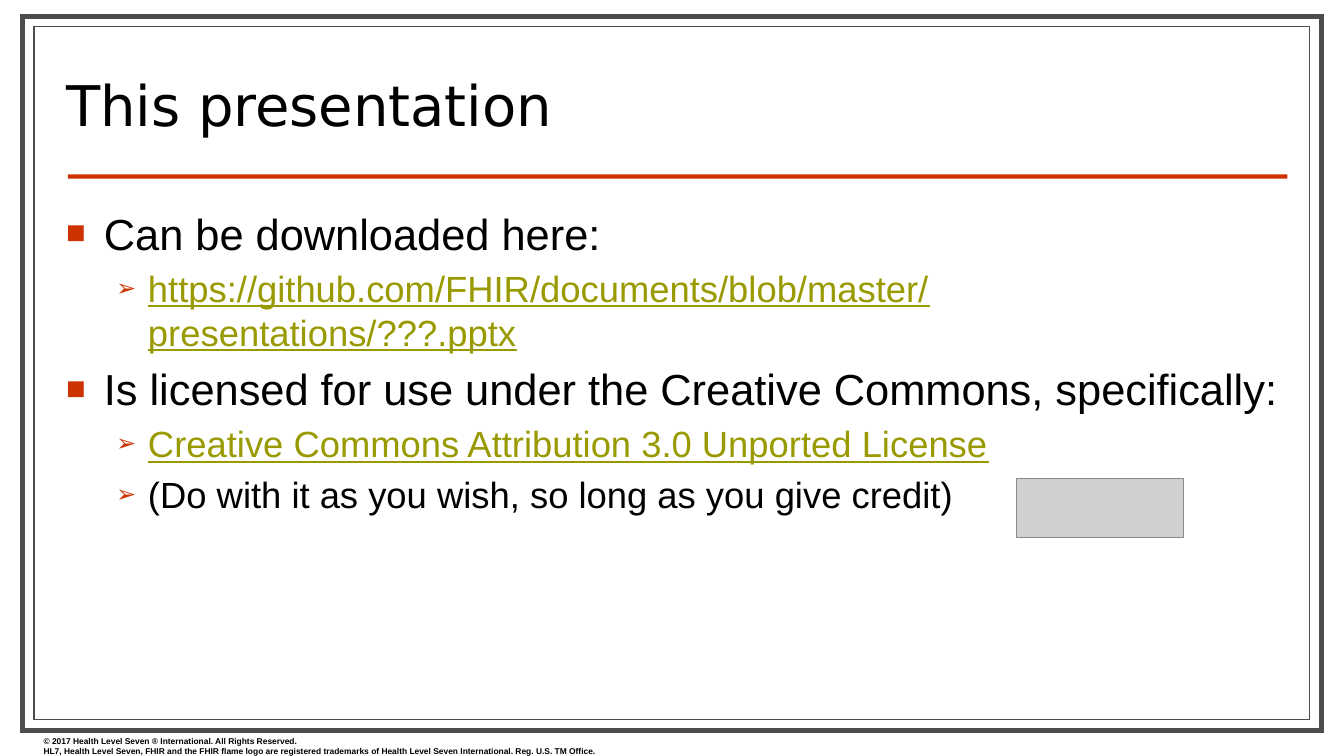
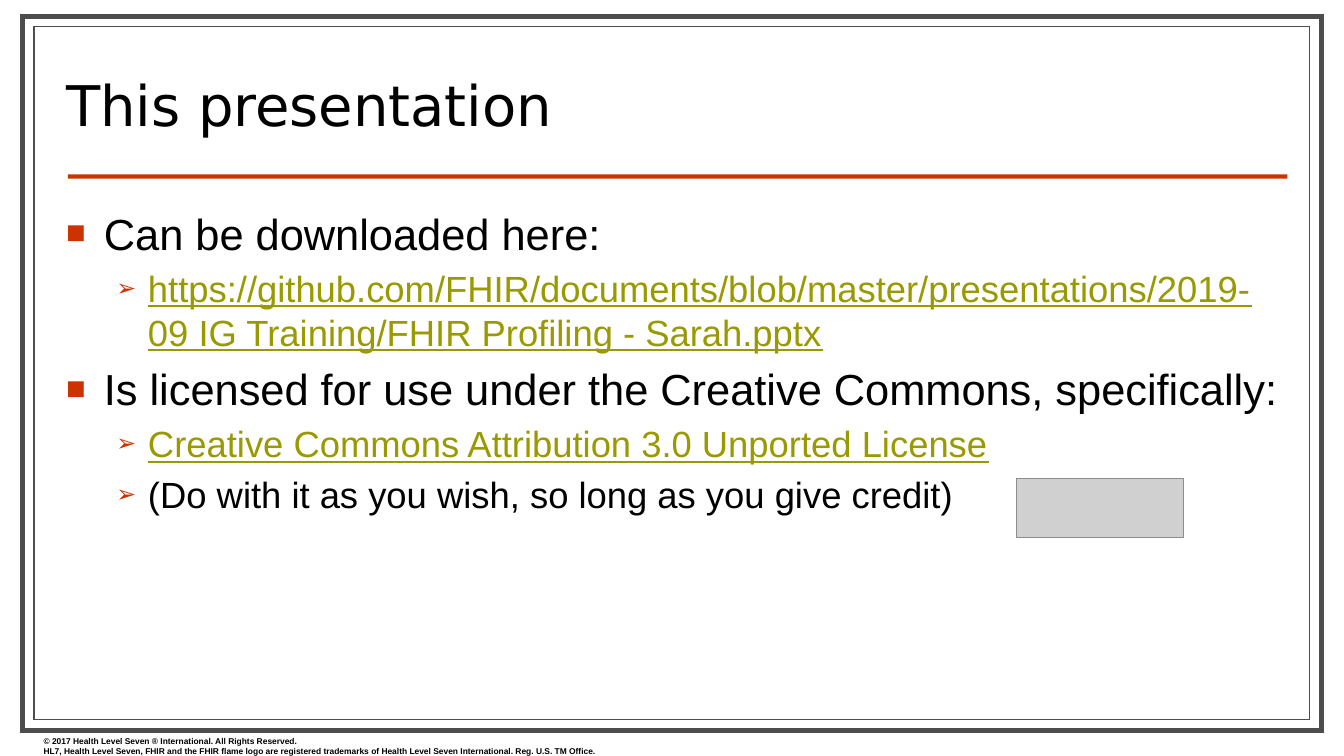
Before and after one commit to FHIR/documents, a slide deck: slide 3 of presentations/2019-09 IG Training/FHIR Profiling - Sarah.pptx. Drawn at 1344x756 pixels with LibreOffice and Linux fonts; fonts in the diff are those of the drawing; grey boxes stand for pictures; background and template pictures are left out. Boxes give left, top, right and bottom in pixels: in the first picture for what was removed or moved away, otherwise in the second. Text is boxed around its words. In the diff, an @@ line names an element or a change of style, - is before the commit and + after.

Commit message:
Updated

```diff
--- a/presentations/2019-09 IG Training/FHIR Profiling - Sarah.pptx
+++ b/presentations/2019-09 IG Training/FHIR Profiling - Sarah.pptx
@@ text at (148, 275, 1250, 353): text changed @@
-  ➢ https://github.com/FHIR/documents/blob/master/presentations/???.pptx
+  ➢ https://github.com/FHIR/documents/blob/master/presentations/2019-09 IG Training/FHIR Profiling - Sarah.pptx
```
Also in this commit, not shown: 10 other slides changed, 4 slides added, 3 slides removed.
